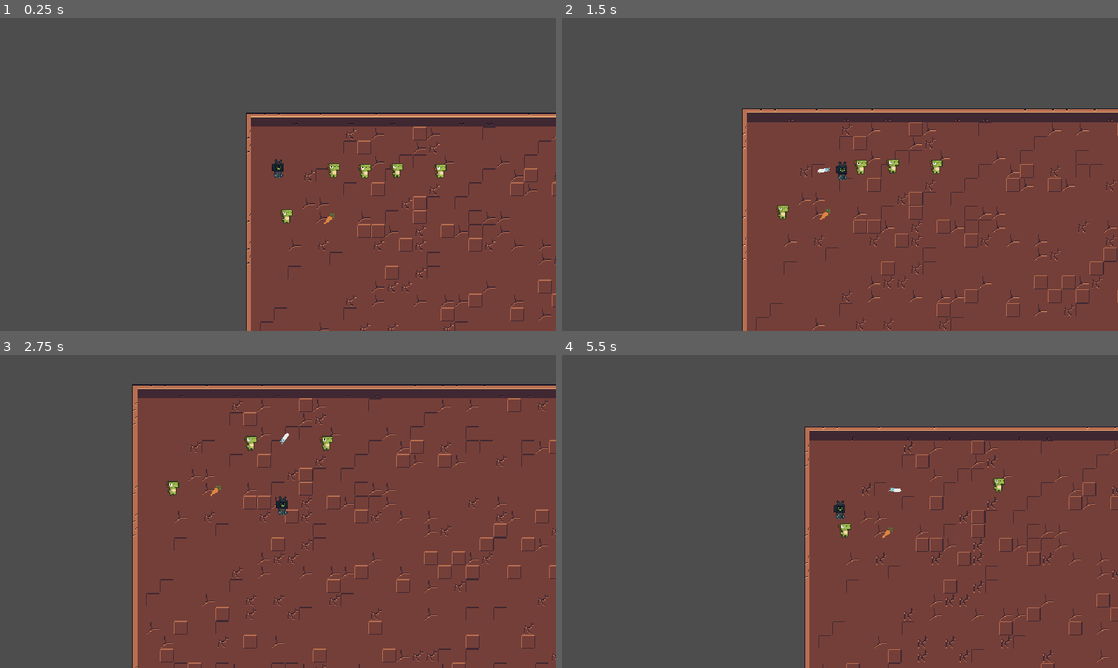
Above: before the commit, frames 1-4 (two rows, left to right).
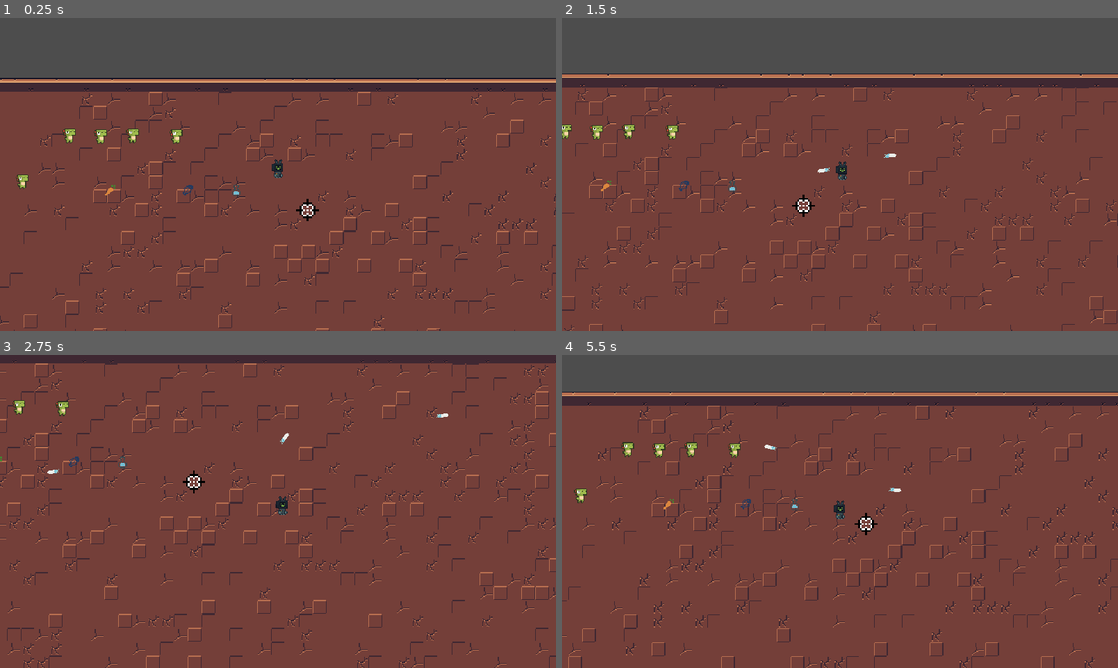
Above: after the commit, the same moments.

Repository: Bitlytic/Strategy-GDScript
Game: Godot game, scene res://Scenes/main.tscn
The game is run twice, just before and just after one commit, with the same random seed, the same clock (stepped at 60 frames per second) and the same inputs.
Inputs (mouse positions are in pixels of both pictures, inside the frame that each line leads up to):
- Up to frame 1 (0.25 s): no input
- Up to frame 2 (1.5 s): tap Enter at 0.5 s; move the mouse to (962, 158) at 0.52 s; hold D (move_right) 0.53-1.28 s; click (962, 158) at 0.6 s; move the mouse to (728, 190) at 1.27 s; hold S (move_down) from 1.28 s (still down); click (728, 190) at 1.35 s
- Up to frame 3 (2.75 s): move the mouse to (333, 442) at 2.02 s; release S (move_down) at 2.03 s; hold D (move_right) from 2.03 s (still down); click (333, 442) at 2.1 s
- Up to frame 4 (5.5 s): move the mouse to (812, 574) at 2.77 s; release D (move_right) at 2.78 s; hold W (move_up) 2.78-3.53 s; click (812, 574) at 2.85 s; move the mouse to (1006, 558) at 3.52 s; hold A (move_left) 3.53-5.03 s; click (1006, 558) at 3.6 s; move the mouse to (673, 464) at 4.27 s; click (673, 464) at 4.35 s; move the mouse to (867, 511) at 5.02 s; hold S (move_down) from 5.03 s (still down); click (867, 511) at 5.1 s

The runs differ from the first frame. In frame 1, 49% of the frame differs, in the area x 0-100%, y 19-100%; in frame 2, 42%; in frame 3, 41%; in frame 4, 52%, in the area x 0-100%, y 11-100%.
Error before the commit: Parse Error: Expected indented block after "if" block. (res://Objects/Scripts/upgrade.gd:10)

Commit message:
Different Strategy Types

Diff:
--- /dev/null
+++ b/Objects/Scenes/bullet_particles.tscn
@@ -0,0 +1,15 @@
+[gd_scene load_steps=3 format=3 uid="uid://drl8260u6fogv"]
+
+[ext_resource type="Script" path="res://Objects/Scripts/bullet_particles.gd" id="1_0u1m1"]
+
+[sub_resource type="ParticleProcessMaterial" id="ParticleProcessMaterial_p1lar"]
+particle_flag_disable_z = true
+spread = 180.0
+initial_velocity_min = 25.0
+initial_velocity_max = 50.0
+gravity = Vector3(0, 0, 0)
+
+[node name="BulletParticles" type="GPUParticles2D"]
+amount = 64
+process_material = SubResource("ParticleProcessMaterial_p1lar")
+script = ExtResource("1_0u1m1")
--- /dev/null
+++ b/Objects/Scripts/bullet_particles.gd
@@ -0,0 +1,21 @@
+extends GPUParticles2D
+
+
+var target : Node2D
+
+
+func _ready():
+	target = get_parent()
+	finished.connect(on_finished)
+	reparent(get_tree().root)
+
+
+func _physics_process(delta: float) -> void:
+	if target && is_instance_valid(target):
+		global_position = target.global_position
+	else:
+		emitting = false
+
+
+func on_finished():
+	queue_free()
--- a/Objects/Scripts/upgrade.gd
+++ b/Objects/Scripts/upgrade.gd
@@ -1,10 +1,16 @@
 extends Area2D
 
+@export var bullet_strategy : BaseBulletStrategy
+@onready var sprite := $Sprite2D
 
 
 func _ready() -> void:
 	body_entered.connect(on_body_entered)
+	sprite.texture = bullet_strategy.texture
 
 
 func on_body_entered(body: PhysicsBody2D):
 	if body is Player:
+		body.upgrades.append(bullet_strategy)
+
+		queue_free()
--- a/Player/Scripts/player.gd
+++ b/Player/Scripts/player.gd
@@ -1,2 +1,5 @@
 class_name Player
 extends CharacterBody2D
+
+
+var upgrades : Array[BaseBulletStrategy] = []
--- a/Player/Scripts/player_weapon.gd
+++ b/Player/Scripts/player_weapon.gd
@@ -1,6 +1,6 @@
 extends Node2D
 
-
+@onready var player : Player = get_owner()
 @export var firing_position : Marker2D
 
 var bullet_scene : PackedScene = preload("res://Objects/Scenes/bullet.tscn")
@@ -17,3 +17,6 @@
 		get_tree().root.add_child(spawned_bullet)
 		spawned_bullet.global_position = firing_position.global_position
 		spawned_bullet.rotation = mouse_direction.angle()
+
+		for strategy in player.upgrades:
+			strategy.apply_upgrade(spawned_bullet)
--- /dev/null
+++ b/Resources/Strategies/damage.tres
@@ -0,0 +1,8 @@
+[gd_resource type="Resource" script_class="DamageBulletStrategy" load_steps=3 format=3 uid="uid://dedt6x6r4b7h7"]
+
+[ext_resource type="Script" path="res://Util/Strategy/damage_bullet_strategy.gd" id="1_mfwyj"]
+[ext_resource type="Texture2D" uid="uid://53h01ho1lvwp" path="res://Art/Kenney/fish.png" id="2_dwrdy"]
+
+[resource]
+script = ExtResource("1_mfwyj")
+texture = ExtResource("2_dwrdy")
--- /dev/null
+++ b/Resources/Strategies/particles.tres
@@ -0,0 +1,8 @@
+[gd_resource type="Resource" script_class="ParticleBulletStrategy" load_steps=3 format=3 uid="uid://c8wytt0t0q6px"]
+
+[ext_resource type="Script" path="res://Util/Strategy/particle_bullet_strategy.gd" id="1_eilrh"]
+[ext_resource type="Texture2D" uid="uid://dnp54j8h1op73" path="res://Art/Bitlytic/crosshair.png" id="2_yauww"]
+
+[resource]
+script = ExtResource("1_eilrh")
+texture = ExtResource("2_yauww")
--- /dev/null
+++ b/Resources/Strategies/pierce.tres
@@ -0,0 +1,8 @@
+[gd_resource type="Resource" script_class="PierceBulletStrategy" load_steps=3 format=3 uid="uid://cf72l28pf7mom"]
+
+[ext_resource type="Script" path="res://Util/Strategy/pierce_bullet_strategy.gd" id="1_na2cs"]
+[ext_resource type="Texture2D" uid="uid://c26ro5ifb4gg4" path="res://Art/Kenney/potion.png" id="2_v0w2v"]
+
+[resource]
+script = ExtResource("1_na2cs")
+texture = ExtResource("2_v0w2v")
--- /dev/null
+++ b/Resources/Strategies/speed.tres
@@ -0,0 +1,8 @@
+[gd_resource type="Resource" script_class="SpeedBulletStrategy" load_steps=3 format=3 uid="uid://bfwoyu25j5me"]
+
+[ext_resource type="Script" path="res://Util/Strategy/speed_bullet_strategy.gd" id="1_3cqj8"]
+[ext_resource type="Texture2D" uid="uid://30ltamteuvkx" path="res://Art/Kenney/carrot.png" id="2_aas4s"]
+
+[resource]
+script = ExtResource("1_3cqj8")
+texture = ExtResource("2_aas4s")
--- a/Scenes/main.tscn
+++ b/Scenes/main.tscn
@@ -1,10 +1,14 @@
-[gd_scene load_steps=8 format=3 uid="uid://c1mibcolpj6l1"]
+[gd_scene load_steps=12 format=3 uid="uid://c1mibcolpj6l1"]
 
 [ext_resource type="PackedScene" uid="uid://dl7eyk012o1hp" path="res://Player/player.tscn" id="1_g1d0g"]
 [ext_resource type="Texture2D" uid="uid://cyr2m6q5pv84" path="res://Art/RGS_Dev/tileset_brown.png" id="2_r40t1"]
 [ext_resource type="Script" path="res://Objects/Scripts/player_camera.gd" id="3_h77x0"]
 [ext_resource type="PackedScene" uid="uid://ckfohqhp1io7i" path="res://Objects/Scenes/enemy_green.tscn" id="4_7vowh"]
 [ext_resource type="PackedScene" uid="uid://duul6fe7ylcjr" path="res://Objects/Scenes/upgrade.tscn" id="5_7nh6k"]
+[ext_resource type="Resource" uid="uid://bfwoyu25j5me" path="res://Resources/Strategies/speed.tres" id="6_tlnjk"]
+[ext_resource type="Resource" uid="uid://dedt6x6r4b7h7" path="res://Resources/Strategies/damage.tres" id="7_i5k8s"]
+[ext_resource type="Resource" uid="uid://cf72l28pf7mom" path="res://Resources/Strategies/pierce.tres" id="8_t5n6q"]
+[ext_resource type="Resource" uid="uid://c8wytt0t0q6px" path="res://Resources/Strategies/particles.tres" id="9_b0jby"]
 
 [sub_resource type="TileSetAtlasSource" id="TileSetAtlasSource_dxfh7"]
 texture = ExtResource("2_r40t1")
@@ -370,28 +374,45 @@
 layer_0/tile_data = PackedInt32Array(589836, 131072, 1, 524300, 65536, 1, 458764, 65536, 1, 393228, 65536, 1, 327692, 6 …(134120 unchanged characters)…
 
 [node name="Player" parent="." instance=ExtResource("1_g1d0g")]
-position = Vector2(-875, -377)
+position = Vector2(-571, -337)
 
 [node name="PlayerCamera" type="Camera2D" parent="." node_paths=PackedStringArray("target")]
-position = Vector2(-875, -377)
+position = Vector2(-571, -337)
 zoom = Vector2(2, 2)
 script = ExtResource("3_h77x0")
 target = NodePath("../Player")
 
-[node name="Enemy" parent="." instance=ExtResource("4_7vowh")]
+[node name="Enemies" type="Node" parent="."]
+
+[node name="Enemy" parent="Enemies" instance=ExtResource("4_7vowh")]
 position = Vector2(-811, -382)
 
-[node name="Enemy3" parent="." instance=ExtResource("4_7vowh")]
+[node name="Enemy3" parent="Enemies" instance=ExtResource("4_7vowh")]
 position = Vector2(-775, -381)
 
-[node name="Enemy4" parent="." instance=ExtResource("4_7vowh")]
+[node name="Enemy4" parent="Enemies" instance=ExtResource("4_7vowh")]
 position = Vector2(-738, -382)
 
-[node name="Enemy5" parent="." instance=ExtResource("4_7vowh")]
+[node name="Enemy5" parent="Enemies" instance=ExtResource("4_7vowh")]
 position = Vector2(-688, -381)
 
-[node name="Enemy2" parent="." instance=ExtResource("4_7vowh")]
+[node name="Enemy2" parent="Enemies" instance=ExtResource("4_7vowh")]
 position = Vector2(-865, -329)
 
-[node name="Upgrade" parent="." instance=ExtResource("5_7nh6k")]
-position = Vector2(-816, -326)
+[node name="Upgrades" type="Node" parent="."]
+
+[node name="Upgrade" parent="Upgrades" instance=ExtResource("5_7nh6k")]
+position = Vector2(-764, -319)
+bullet_strategy = ExtResource("6_tlnjk")
+
+[node name="Upgrade2" parent="Upgrades" instance=ExtResource("5_7nh6k")]
+position = Vector2(-675, -319)
+bullet_strategy = ExtResource("7_i5k8s")
+
+[node name="Upgrade3" parent="Upgrades" instance=ExtResource("5_7nh6k")]
+position = Vector2(-619, -319)
+bullet_strategy = ExtResource("8_t5n6q")
+
+[node name="Upgrade4" parent="Upgrades" instance=ExtResource("5_7nh6k")]
+position = Vector2(-537, -296)
+bullet_strategy = ExtResource("9_b0jby")
--- a/Util/Strategy/base_bullet_strategy.gd
+++ b/Util/Strategy/base_bullet_strategy.gd
@@ -1,4 +1,8 @@
 class_name BaseBulletStrategy
+extends Resource
+
+
+@export var texture : Texture2D = preload("res://Art/Kenney/carrot.png")
 
 
 func apply_upgrade(bullet: Bullet):
--- /dev/null
+++ b/Util/Strategy/damage_bullet_strategy.gd
@@ -0,0 +1,7 @@
+class_name DamageBulletStrategy
+extends BaseBulletStrategy
+
+
+
+func apply_upgrade(bullet: Bullet):
+	bullet.damage += 5.0
--- /dev/null
+++ b/Util/Strategy/particle_bullet_strategy.gd
@@ -0,0 +1,10 @@
+class_name ParticleBulletStrategy
+extends BaseBulletStrategy
+
+
+var particles : PackedScene = preload("res://Objects/Scenes/bullet_particles.tscn")
+
+func apply_upgrade(bullet: Bullet):
+	var spawned_particles = particles.instantiate()
+	bullet.add_child(spawned_particles)
+	spawned_particles.global_position = bullet.global_position
--- /dev/null
+++ b/Util/Strategy/pierce_bullet_strategy.gd
@@ -0,0 +1,6 @@
+class_name PierceBulletStrategy
+extends BaseBulletStrategy
+
+
+func apply_upgrade(bullet: Bullet):
+	bullet.max_pierce += 1
--- a/project.godot
+++ b/project.godot
@@ -27,6 +27,7 @@
 "res://Art/": "purple",
 "res://Objects/": "orange",
 "res://Player/": "red",
+"res://Resources/": "teal",
 "res://Scenes/": "green",
 "res://Util/": "pink"
 }
